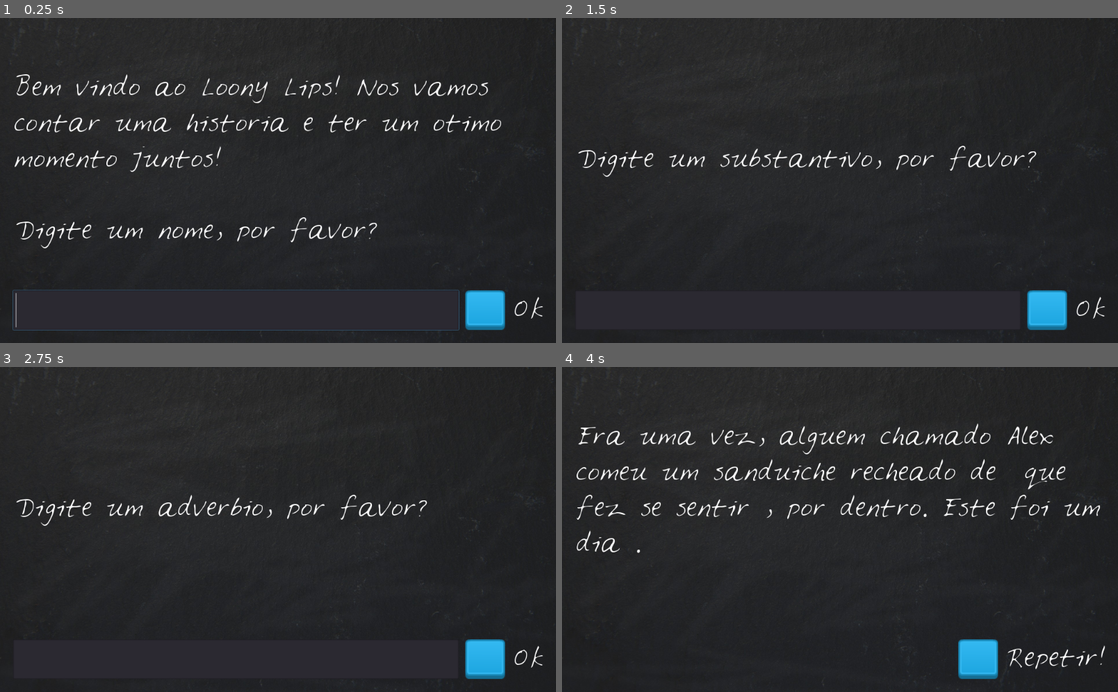
Above: before the commit, frames 1-4 (two rows, left to right).
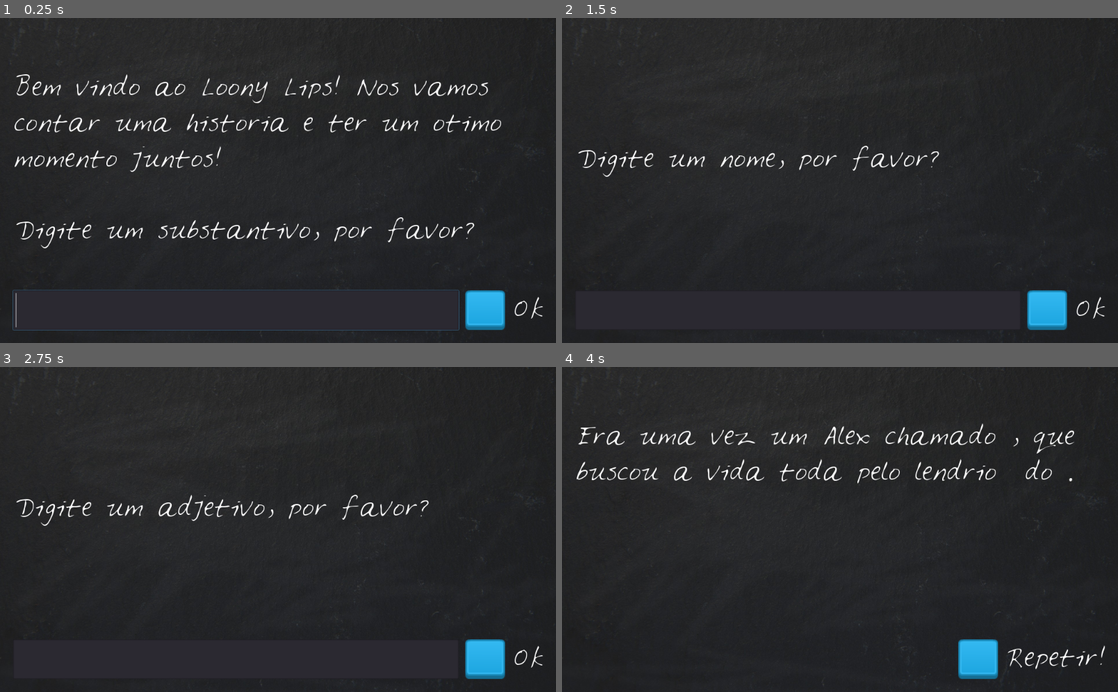
Above: after the commit, the same moments.

Repository: alexandrepeluchi/godot-udemy
Game: Godot game, scene res://LoonyLips.tscn
The game is run twice, just before and just after one commit, with the same random seed, the same clock (stepped at 60 frames per second) and the same inputs.
Inputs (mouse positions are in pixels of both pictures, inside the frame that each line leads up to):
- Up to frame 1 (0.25 s): no input
- Up to frame 2 (1.5 s): click (795, 310) at 0.52 s; type "Alex" at 0.6 s; click (1045, 310) at 1.25 s
- Up to frame 3 (2.75 s): click (483, 659) at 2 s
- Up to frame 4 (4 s): click (1045, 659) at 2.75 s; tap Enter at 3.5 s

The runs differ from the first frame. In frame 1, 1.0% of the frame differs, in the area x 28-86%, y 61-70%; in frame 2, 1.0%; in frame 3, 0.7%; in frame 4, 3.9%, in the area x 2-97%, y 17-58%.

Commit message:
Randomiza as histórias que são geradas

Diff:
--- a/Loony_Lips/LoonyLips.gd
+++ b/Loony_Lips/LoonyLips.gd
@@ -1,19 +1,31 @@
 extends Control
 
 var player_words = []
-var current_story = {
-		"prompts": ["um nome", "um substantivo", "um adverbio", "um adjetivo"],
-		"story": "Era uma vez, alguem chamado %s comeu um sanduiche recheado de %s que fez se sentir %s, por dentro. Este foi um dia %s."
+var template = [
+		{
+			"prompts": ["um nome", "um substantivo", "um adverbio", "um adjetivo"],
+			"story": "Era uma vez, alguem chamado %s comeu um sanduiche recheado de %s que fez se sentir %s, por dentro. Este foi um dia %s."
+		},
+		{
+			"prompts": ["um substantivo", "um nome", "um adjetivo", "outro nome"],
+			"story": "Era uma vez um %s chamado %s, que buscou a vida toda pelo lendário %s do %s."
 		}
+	]
+var current_story
 
 onready var PlayerText = $VBoxContainer/HBoxContainer/PlayerText
 onready var DisplayText = $VBoxContainer/DisplayText
 onready var ButtonLabel = $VBoxContainer/HBoxContainer/Label
 
 func _ready():
+	set_current_story()
 	DisplayText.text = "Bem vindo ao Loony Lips! Nos vamos contar uma historia e ter um otimo momento juntos!"
 	check_player_words_lenght()
 	PlayerText.grab_focus()
+
+func set_current_story():
+	randomize()
+	current_story = template[randi() % template.size()]
 
 func _on_PlayerText_text_entered(new_text):
 	add_to_player_words()
